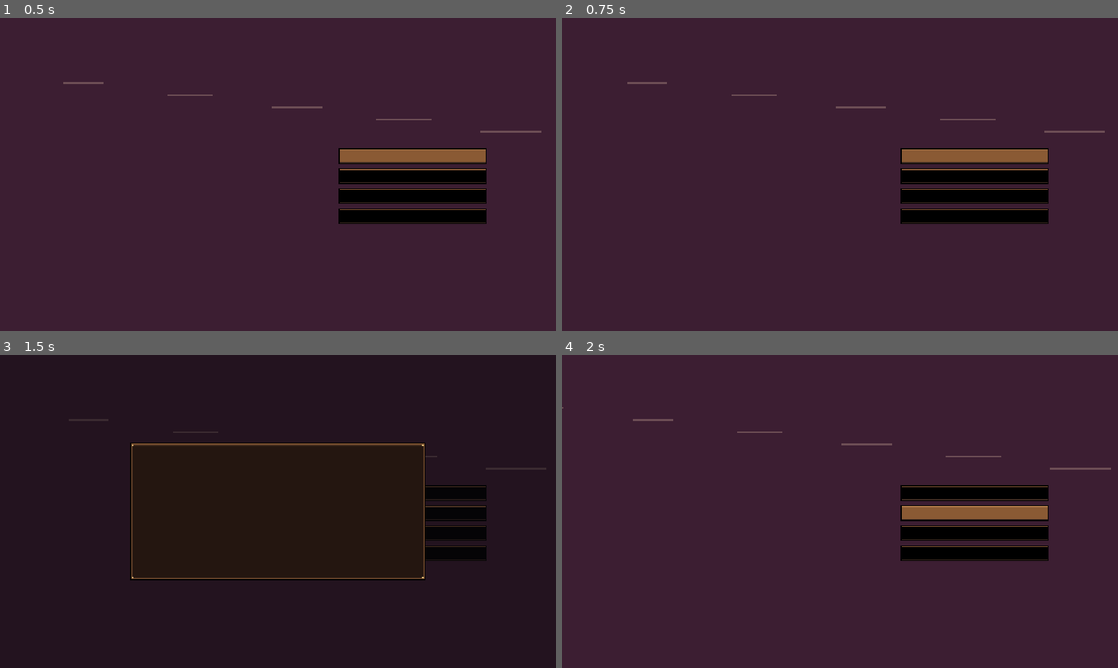
Above: before the commit, frames 1-4 (two rows, left to right).
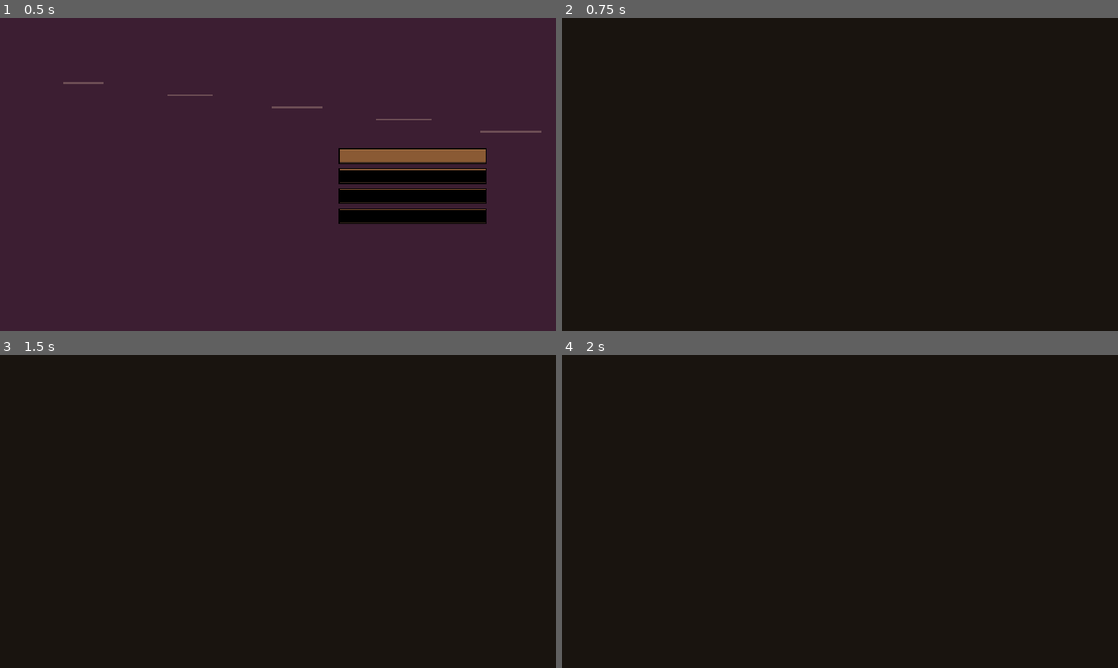
Above: after the commit, the same moments.

Repository: Andrei56786/game
Game: Godot game, scene res://scenes/main.tscn
Same seed, same stepped clock (60 frames per second), same inputs: the game is played once before the commit and once after it.
Inputs (mouse positions are in pixels of both pictures, inside the frame that each line leads up to):
- Up to frame 1 (0.5 s): no input
- Up to frame 2 (0.75 s): tap Enter at 0.5 s; move the mouse to (962, 158) at 0.52 s; hold D from 0.53 s (still down); tap E at 0.6 s; click (962, 158) at 0.67 s
- Up to frame 3 (1.5 s): tap Space at 0.77, 1.07, 1.25 s; tap Enter at 0.8, 1.35 s; move the mouse to (166, 527) at 1.27 s; release D at 1.28 s; hold S from 1.28 s (still down); click (166, 527) at 1.42 s
- Up to frame 4 (2 s): keep holding S; tap Space at 1.52, 1.82 s; tap Keypad Enter at 1.55 s

Frame 1 is identical in both runs. In frame 2, 100% of the frame differs, in the area x 0-100%, y 0-100%; in frame 3, 1.7%; in frame 4, 100%.
Error before the commit: Parse Error: Cannot infer the type of "ha" variable because the value doesn't have a set type. (res://scripts/court.gd:453)
Error after the commit: Invalid access to property or key 'pal' on a base object of type 'Dictionary'. (res://scripts/art.gd:102)

Commit message:
Godot-срез «Двор» 0.2: графика и данные из HTML-версии — 7 мест, 35 человек, свет, виды года, заставка, книжный шрифт (3/3)

Diff:
--- a/godot/slovo/scripts/game.gd
+++ b/godot/slovo/scripts/game.gd
@@ -1,41 +1,96 @@
 extends Node
-# Общее состояние (как G в браузерной версии). Пока — часы двора, зерно и шрифт.
-const VERSION := "0.1.0"
-const MIN_PER_SEC := 4.0        # 1 секунда = 4 игровые минуты: сутки ≈ 6 минут (скорость 1)
-const SPEEDS := [0.0, 1.0, 3.0, 8.0]
+# Общее состояние (как G в браузерной версии): день, доля суток, скорость, календарь, свет неба, шрифт.
+const VERSION := "0.2.0"
+const DAY_SEC := [0.0, 360.0, 180.0, 60.0]   # секунд на игровые сутки при дворе (COURT_SPD в HTML)
+const DAYS_SEASON := 21
+const DAYS_YEAR := 84
+const SEASONS := ["Весна", "Лето", "Осень", "Зима"]
+const WDAY := ["Пн", "Вт", "Ср", "Чт", "Пт", "Сб", "Вс"]
 var seed := 777
-var day := 1
-var minutes := 7.0 * 60.0       # время суток в минутах
+var day := 0
+var frac := 0.0          # доля суток; 0 — 5:00 утра, как в HTML (hourAbs = 5 + frac·24)
 var speed := 1
 var font: Font
-const MONTHS := ["весна", "лето", "осень", "зима"]
 
 func _ready() -> void:
 	font = load("res://slovo_serif.woff") if ResourceLoader.exists("res://slovo_serif.woff") else ThemeDB.fallback_font
 
 func advance(dt: float) -> void:
-	minutes += dt * MIN_PER_SEC * SPEEDS[speed]
-	while minutes >= 1440.0:
-		minutes -= 1440.0
+	if speed <= 0:
+		return
+	frac += dt / DAY_SEC[speed]
+	while frac >= 1.0:
+		frac -= 1.0
 		day += 1
 
+func hour_abs() -> float:
+	return 5.0 + frac * 24.0
+
 func hour() -> float:
-	return minutes / 60.0
+	return fmod(hour_abs(), 24.0)
 
-# 0 — ясный день, 1 — глубокая ночь (плавно на рассвете и в сумерках)
-func night() -> float:
-	var h := hour()
-	if h < 5.0 or h >= 21.5:
-		return 1.0
-	if h < 7.0:
-		return 1.0 - (h - 5.0) / 2.0
-	if h >= 19.0:
-		return (h - 19.0) / 2.5
-	return 0.0
+# поставить часы: 0..24 (часы до 5 утра — ночь того же игрового дня)
+func set_hour(h: float) -> void:
+	var ha := h if h >= 5.0 else h + 24.0
+	frac = clampf((ha - 5.0) / 24.0, 0.0, 0.9999)
+
+func is_night() -> bool:
+	var h := hour_abs()
+	return h >= 20.5 or h < 6.0
+
+func season() -> int:
+	return int(posmod(day, DAYS_YEAR) / DAYS_SEASON)
+
+func date_text() -> String:
+	return "%s, %d д. · %s · %d г." % [WDAY[day % 7], day % DAYS_SEASON + 1, SEASONS[season()], day / DAYS_YEAR + 1]
 
 func clock_text() -> String:
-	var m := int(minutes)
-	return "День %d · %s · %02d:%02d" % [day, MONTHS[int((day - 1) / 30) % 4], m / 60, m % 60]
+	var h := hour_abs()
+	return "%02d:%02d" % [int(h) % 24, int(fmod(h, 1.0) * 6.0) * 10]
+
+func day_k() -> float:
+	var h := hour_abs()
+	if h < 6.0 or h > 20.5:
+		return 0.0
+	if h < 8.0:
+		return (h - 6.0) / 2.0
+	if h > 18.5:
+		return (20.5 - h) / 2.0
+	return 1.0
+
+# долгие летние вечера, короткие зимние дни (seaSolar в HTML)
+func sea_solar(h: float) -> float:
+	var d := float(posmod(day, DAYS_YEAR)) + frac
+	var c := cos(TAU * (d - 31.5) / DAYS_YEAR)
+	var sr := 7.0 - 0.9 * c
+	var ss := 19.8 + 1.2 * c
+	if h < sr:
+		return 5.0 + (h - 5.0) * (2.0 / (sr - 5.0))
+	if h < 13.4:
+		return 7.0 + (h - sr) * (6.4 / (13.4 - sr))
+	if h < ss:
+		return 13.4 + (h - 13.4) * (6.4 / (ss - 13.4))
+	return 19.8 + (h - ss) * (9.2 / (29.0 - ss))
+
+const SKY := [[5.0, [70, 80, 140]], [6.0, [110, 105, 160]], [7.0, [230, 190, 170]], [8.5, [255, 250, 245]], [16.5, [255, 250, 240]], [18.5, [255, 205, 160]], [19.8, [190, 140, 150]], [21.0, [80, 90, 150]], [29.0, [70, 80, 140]]]
+# свет под открытым небом: множитель 0..255 по каналам (ambientOut)
+func ambient_out(h0: float) -> Vector3:
+	var h := sea_solar(h0)
+	for i in SKY.size() - 1:
+		var a: Array = SKY[i]
+		var b: Array = SKY[i + 1]
+		if h >= a[0] and h <= b[0]:
+			var t: float = (h - a[0]) / (b[0] - a[0])
+			var c0: Array = a[1]
+			var c1: Array = b[1]
+			return Vector3(roundf(c0[0] + (c1[0] - c0[0]) * t), roundf(c0[1] + (c1[1] - c0[1]) * t), roundf(c0[2] + (c1[2] - c0[2]) * t))
+	return Vector3(255, 255, 255)
+
+# в помещениях: полумрак днём, свечи ночью (ambientIn)
+func ambient_in(h: float) -> Vector3:
+	var o := ambient_out(h)
+	var d := Vector3(196, 184, 196)
+	return Vector3(roundf(minf(d.x, o.x * 0.55 + d.x * 0.35)), roundf(minf(d.y, o.y * 0.55 + d.y * 0.35)), roundf(minf(d.z, o.z * 0.55 + d.z * 0.35)))
 
 # детерминированный шум (как hash2 в браузерной версии)
 func hash2(x: int, y: int, s: int) -> float:
--- a/godot/slovo/scripts/main.gd
+++ b/godot/slovo/scripts/main.gd
@@ -1,6 +1,6 @@
 extends Node
 # Корень: заставка ↔ двор. Без экрана: -- --selftest (двор живёт двое суток, проверки, выход с кодом).
-# В веб-сборке — window.slovo('команда') для скриншот-тестов (court, title, time 21, speed 2, goto 0, talk, next, close, walk 1 0 0.5, state).
+# В веб-сборке — window.slovo('команда') для скриншот-тестов (court, title, help, time 21, day 30, speed 2, goto 0, talk, next, close, walk 1 0 0.5, state).
 const Title = preload("res://scripts/title.gd")
 const Court = preload("res://scripts/court.gd")
 var cur: Node
@@ -41,9 +41,11 @@
 		"title":
 			show_title()
 		"time":
-			Game.minutes = float(p[1]) * 60.0
+			Game.set_hour(float(p[1]))
 		"speed":
 			Game.speed = clampi(int(p[1]), 0, 3)
+		"day":
+			Game.day = maxi(0, int(p[1]))
 		_:
 			if cur and cur.has_method("cmd"):
 				cur.cmd(p)
Not shown, changed: godot/slovo/export_presets.cfg
Not shown, changed: godot/slovo/build.sh
Not shown, changed: godot/slovo/test_web.mjs
